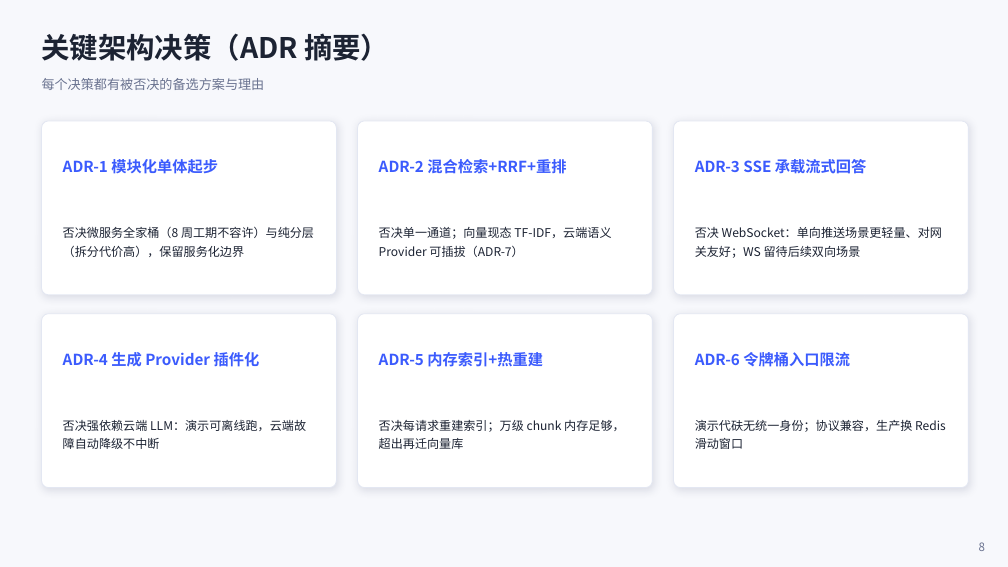
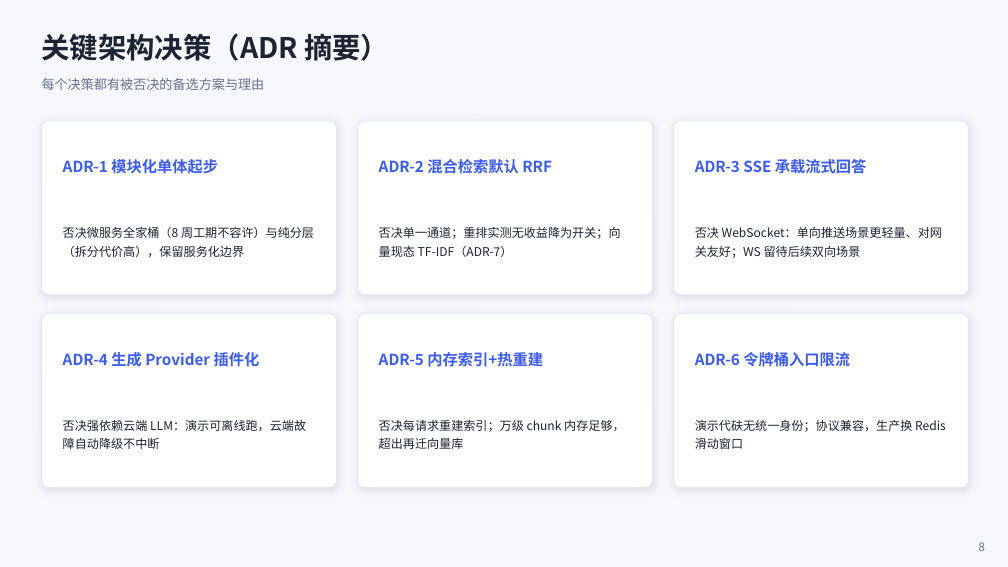
Before and after one commit to yelikour/campus-qa, a slide deck: slide 8 of ppt/智问校园CampusMind答辩PPT.pptx. Drawn at 1008x567 pixels with LibreOffice and Linux fonts; fonts in the diff are those of the drawing. Boxes give left, top, right and bottom in pixels: in the first picture for what was removed or moved away, otherwise in the second. Text is boxed around its words. In the diff, an @@ line names an element or a change of style, - is before the commit and + after.

```diff
--- a/ppt/智问校园CampusMind答辩PPT.pptx
+++ b/ppt/智问校园CampusMind答辩PPT.pptx
@@ text at [379,159,552,174]: text changed @@
-ADR-2 混合检索+RRF+重排
+ADR-2 混合检索默认 RRF
@@ text at [379,227,621,257]: text changed @@
-否决单一通道；向量现态 TF-IDF，云端语义 Provider 可插拔（ADR-7）
+否决单一通道；重排实测无收益降为开关；向量现态 TF-IDF（ADR-7）
```
Also in this commit, not shown: 3 other slides changed, 18 other files.
